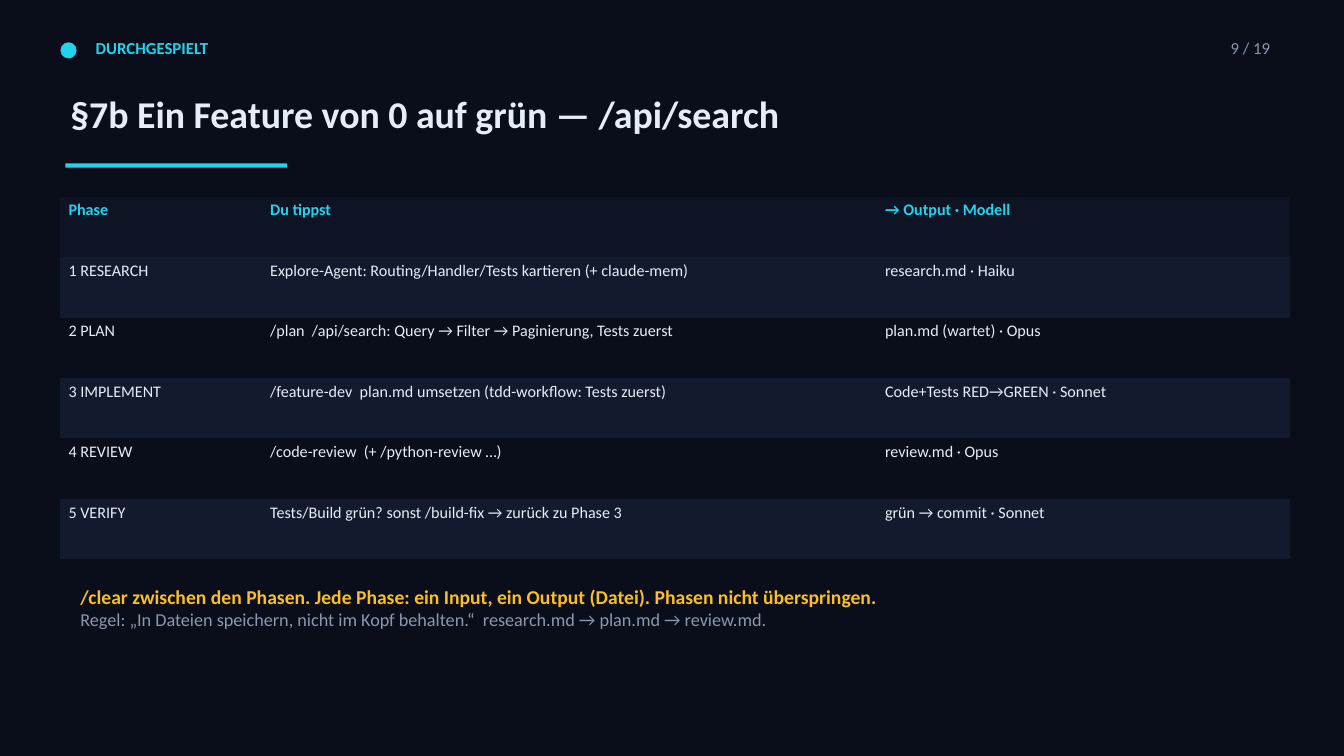
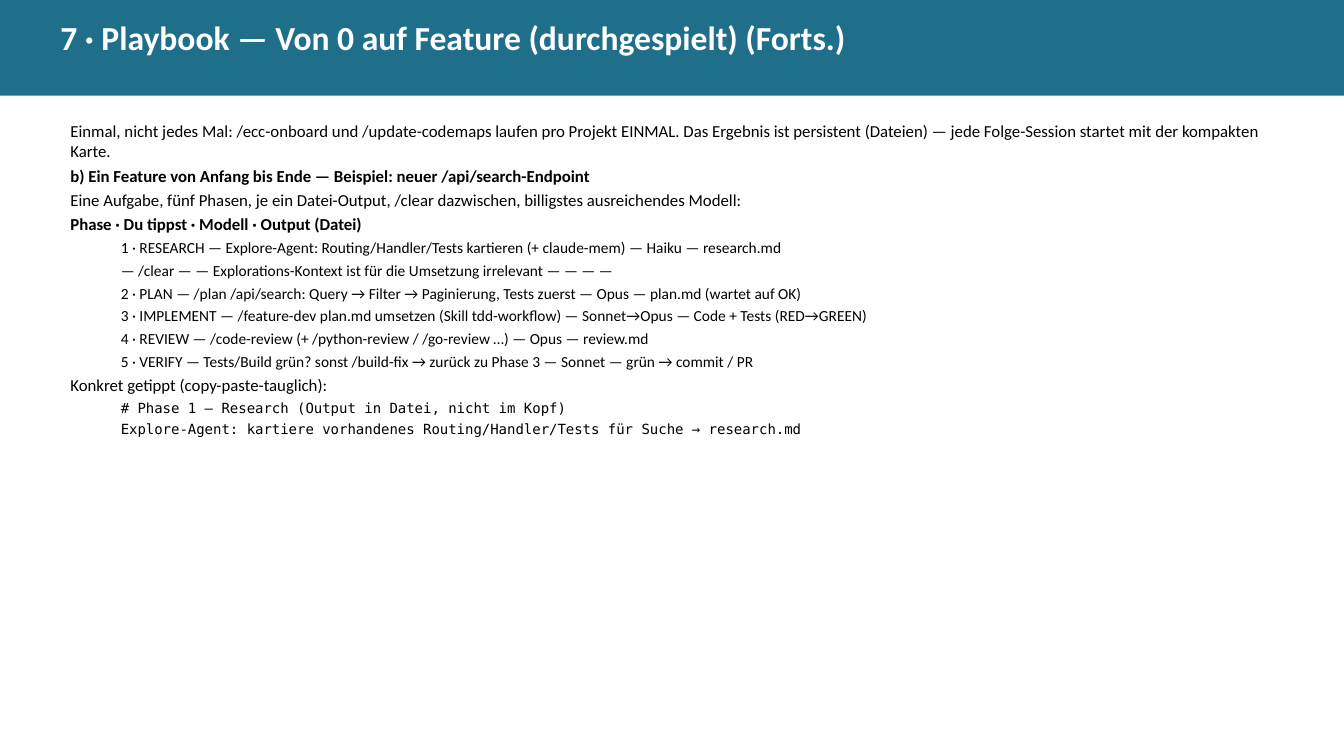
Before and after one commit to Paulee8155/Claude-Code-BestPractice, a slide deck: slide 10 of docs/ECC-Harness-Guide.de.pptx. Drawn at 1344x756 pixels with LibreOffice and Linux fonts; fonts in the diff are those of the drawing. Boxes give left, top, right and bottom in pixels: in the first picture for what was removed or moved away, otherwise in the second. Text is boxed around its words. In the diff, an @@ line names an element or a change of style, - is before the commit and + after.

```diff
--- a/docs/ECC-Harness-Guide.de.pptx
+++ b/docs/ECC-Harness-Guide.de.pptx
@@ background #0A0E1A to #FFFFFF @@
@@ rectangle added at (0, 0, 1344, 96), fill #1F6F8B @@
@@ text at (60, 25, 845, 56): text changed; size 12 to 24 pt; text colour #22D3EE to #FFFFFF @@
-DURCHGESPIELT
+7 · Playbook — Von 0 auf Feature (durchgespielt) (Forts.)
@@ ellipse removed at (60, 42, 77, 58) @@
@@ text removed at (1231, 43, 1270, 54) @@
-9 / 19
@@ text removed at (70, 101, 779, 135) @@
-§7b Ein Feature von 0 auf grün — /api/search
@@ text added at (70, 125, 1258, 437), 11 pt, text #000000 @@
+Einmal, nicht jedes Mal: /ecc-onboard und /update-codemaps laufen pro Projekt EINMAL. Das Ergebnis ist persistent (Dateien) — jede Folge-Session startet mit der kompakten Karte.
+b) Ein Feature von Anfang bis Ende — Beispiel: neuer /api/search-Endpoint
+Eine Aufgabe, fünf Phasen, je ein Datei-Output, /clear dazwischen, billigstes ausreichendes Modell:
+Phase · Du tippst · Modell · Output (Datei)
+  1 · RESEARCH — Explore-Agent: Routing/Handler/Tests kartieren (+ claude-mem) — Haiku — research.md
+  — /clear — — Explorations-Kontext ist für die Umsetzung irrelevant — — — —
+  2 · PLAN — /plan /api/search: Query → Filter → Paginierung, Tests zuerst — Opus — plan.md (wartet auf OK)
+  3 · IMPLEMENT — /feature-dev plan.md umsetzen (Skill tdd-workflow) — Sonnet→Opus — Code + Tests (RED→GREEN)
+  4 · REVIEW — /code-review (+ /python-review / /go-review …) — Opus — review.md
+  5 · VERIFY — Tests/Build grün? sonst /build-fix → zurück zu Phase 3 — Sonnet — grün → commit / PR
+Konkret getippt (copy-paste-tauglich):
+  # Phase 1 — Research (Output in Datei, nicht im Kopf)
+  Explore-Agent: kartiere vorhandenes Routing/Handler/Tests für Suche → research.md
@@ rectangle removed at (66, 163, 287, 167) @@
@@ table removed at (60, 197, 1291, 560), 6 rows, 3 columns @@
-Phase | Du tippst | → Output · Modell
-1 RESEARCH | Explore-Agent: Routing/Handler/Tests kartieren (+ claude-mem) | research.md · Haiku
-2 PLAN | /plan /api/search: Query → Filter → Paginierung, Tests zuerst | plan.md (wartet) · Opus
-3 IMPLEMENT | /feature-dev plan.md umsetzen (tdd-workflow: Tests zuerst) | Code+Tests RED→GREEN · Sonnet
-4 REVIEW | /code-review (+ /python-review …) | review.md · Opus
-5 VERIFY | Tests/Build grün? sonst /build-fix → zurück zu Phase 3 | grün → commit · Sonnet
@@ text removed at (80, 589, 876, 629) @@
-/clear zwischen den Phasen. Jede Phase: ein Input, ein Output (Datei). Phasen nicht überspringen.
-Regel: „In Dateien speichern, nicht im Kopf behalten.“ research.md → plan.md → review.md.
```
Also in this commit, not shown: 13 other slides changed, 15 slides added, 7 slides removed, 10 other files.
